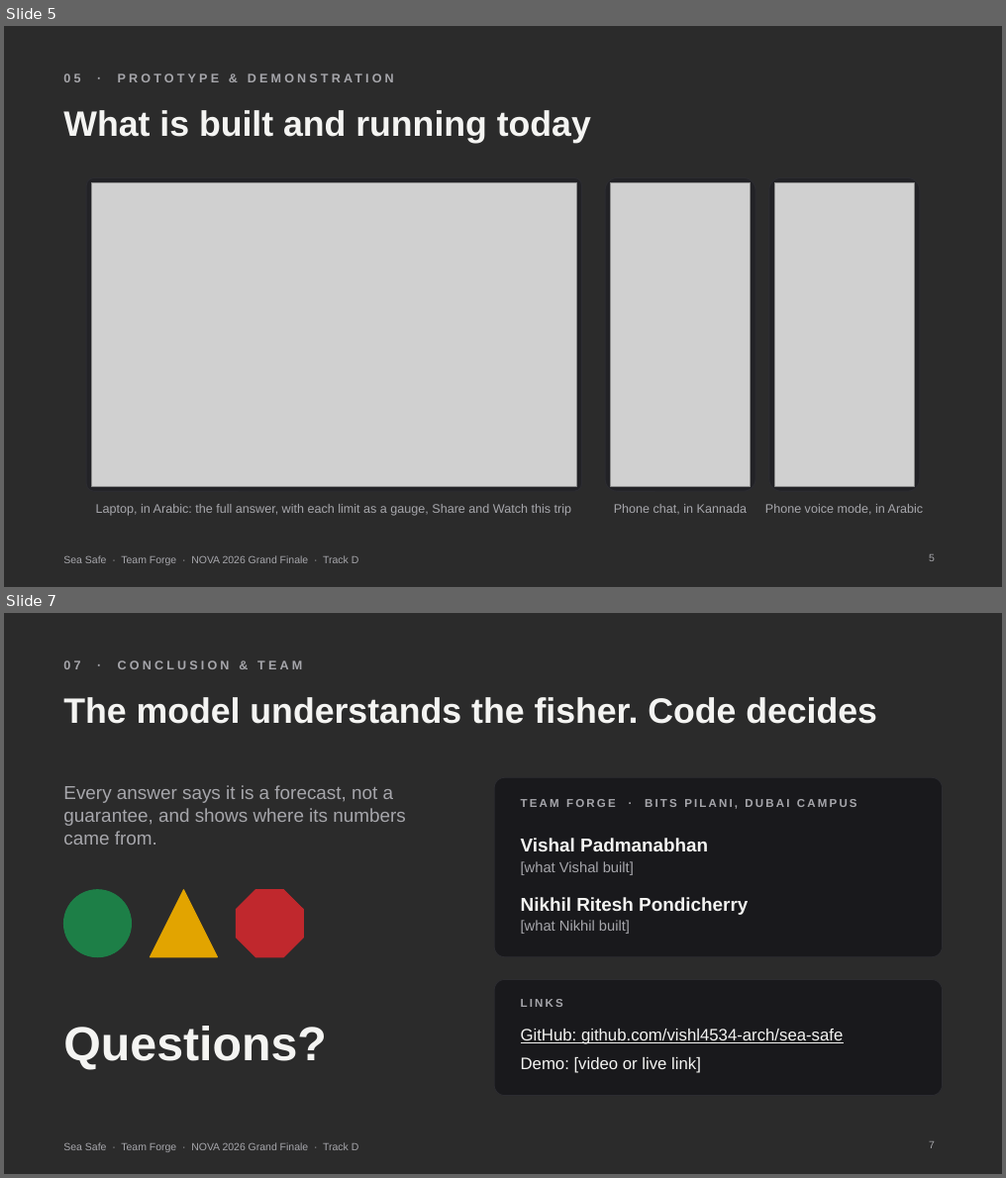
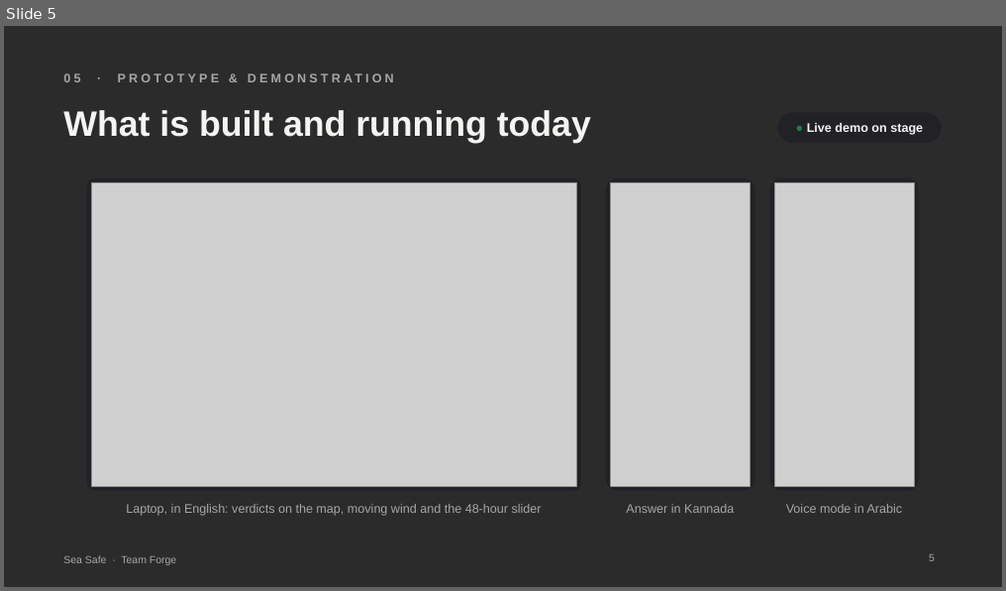
Before and after one commit to vishl4534-arch/sea-safe, a slide deck: Claude outputs/Sea_Safe_NOVA_2026.pptx. Shown one above the other, each under a label of ours: slides 5 and 7 before the commit, slide 5 after it; the slides between them are not shown. The pictures are 1006x1178 and 1006x591 pixels, drawn with LibreOffice and Linux fonts; fonts in the diff are those of the drawing; grey boxes stand for pictures; background and template pictures are left out; a plain dark background stands for a picture behind light text. Boxes give left, top, right and bottom in pixels: in the first picture for what was removed or moved away, otherwise in the second. Text is boxed around its words. In the diff, an @@ line names an element or a change of style, - is before the commit and + after.

```diff
--- a/Claude outputs/Sea_Safe_NOVA_2026.pptx
+++ b/Claude outputs/Sea_Safe_NOVA_2026.pptx
@@ slide 7 removed at (4,613,1002,1174), background picture (left out); not listed: 1 template element that a slide beside it also shows @@
@@ text removed at (63,661,302,669) @@
-07 · CONCLUSION & TEAM
@@ title removed at (63,697,877,724) @@
-The model understands the fisher. Code decides
@@ text removed at (63,785,406,845) @@
-Every answer says it is a forecast, not a guarantee, and shows where its numbers came from.
@@ rounded rectangle removed at (494,777,943,958) @@
@@ text removed at (521,799,857,809) @@
-TEAM FORGE · BITS PILANI, DUBAI CAMPUS
@@ text removed at (521,838,747,934) @@
-Vishal Padmanabhan
-[what Vishal built]
-Nikhil Ritesh Pondicherry
-[what Nikhil built]
@@ ellipse removed at (63,890,132,958) @@
@@ triangle removed at (150,890,218,958) @@
@@ octagon removed at (236,890,303,958) @@
@@ rounded rectangle removed at (494,980,943,1096) @@
@@ text removed at (63,1026,326,1070) @@
-Questions?
@@ text removed at (521,999,563,1007) @@
-LINKS
@@ text removed at (521,1029,843,1073) @@
-GitHub: github.com/vishl4534-arch/sea-safe
-Demo: [video or live link]
@@ page number removed at (929,1142,935,1149) @@
-7
@@ slide 5 changed as well @@
@@ rounded rectangle added at (777,112,943,144), fill #222226, outline #2C2C31 0.75 pt, 12 pt, text #F4F4F2, bold @@
+● Live demo on stage
@@ text at (126,504,542,516): text changed @@
-Laptop, in Arabic: the full answer, with each limit as a gauge, Share and Watch this trip
+Laptop, in English: verdicts on the map, moving wind and the 48-hour slider
@@ text at (626,504,734,513): text changed @@
-Phone chat, in Kannada
+Answer in Kannada
@@ text at (786,504,903,513): text changed @@
-Phone voice mode, in Arabic
+Voice mode in Arabic
@@ text at (63,556,176,566): text changed @@
-Sea Safe · Team Forge · NOVA 2026 Grand Finale · Track D
+Sea Safe · Team Forge
```
Also in this commit, not shown: 5 other slides changed, 1 slide added.
